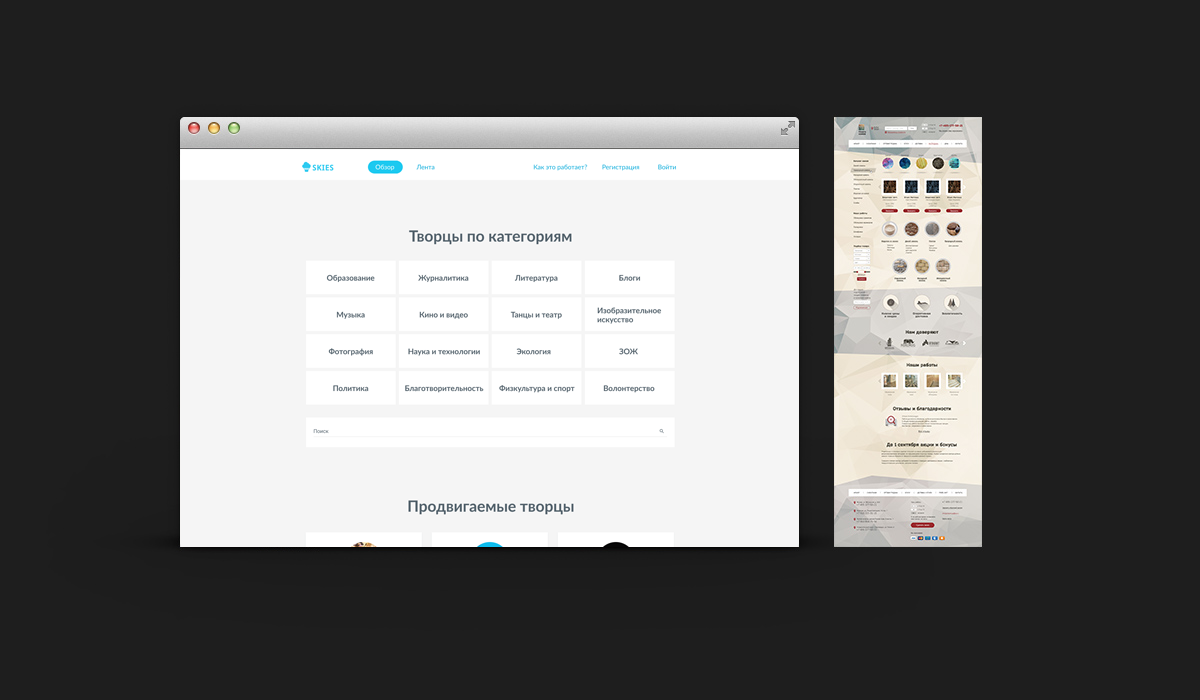
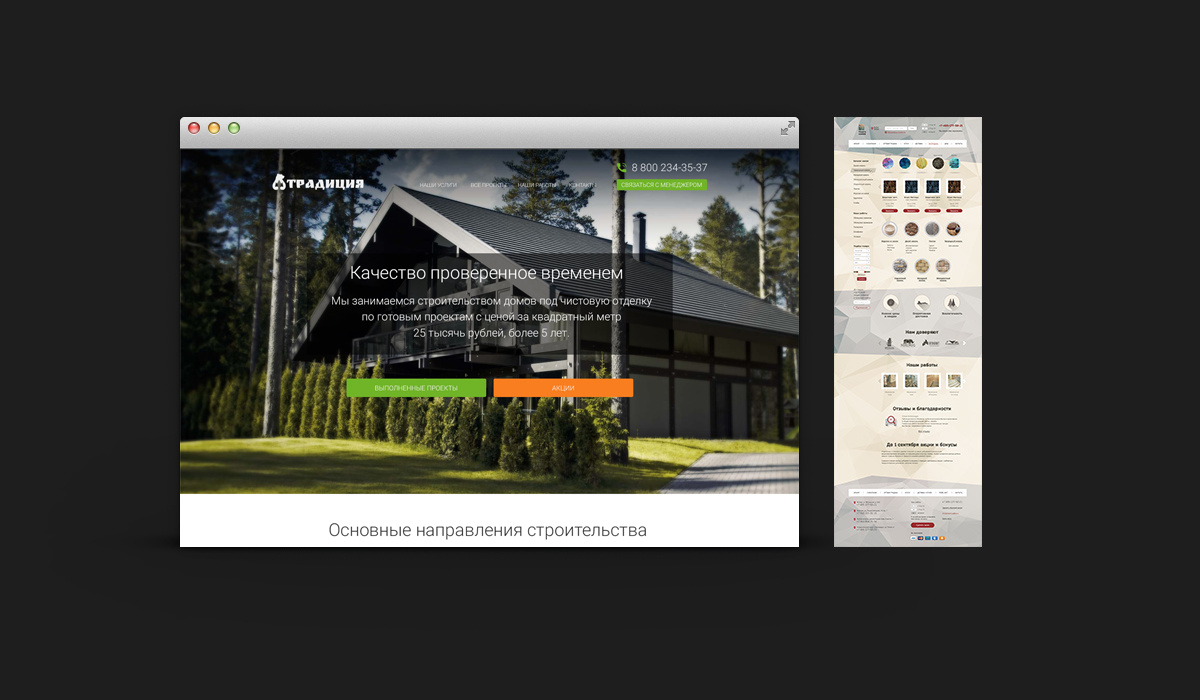
Before/after of a 1200×700 layered artwork. What changed in the layer stack:
added layer "Layer 2" above "Layer 1" over [180, 149, 799, 547]
